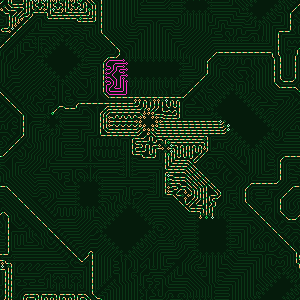
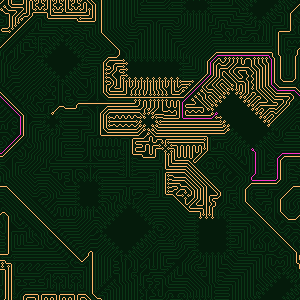
Layer changes from the first 300x300 image to the second:
hid "frame 1", painted on it over [left=0, top=0, right=300, bottom=300]
painted on "animated paths" over [left=0, top=55, right=300, bottom=181]
painted on "circuit" over [left=129, top=86, right=169, bottom=96]
